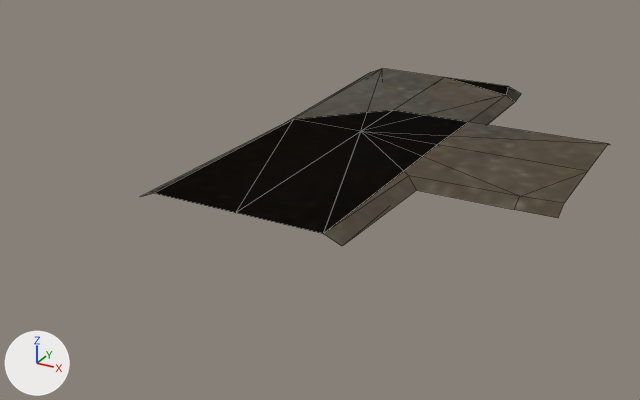
An edit to the FBX model Assets/BZ_ENV/Models/bz_roads/bz__ASpavement_01.fbx, drawn before and after from the same camera.
Before and after are seen from a 50 mm lens placed at (3.29, -6.74, 2.66), pointed at (0.17, -1.06, -0.17). Lighting does not change. The marker at lower left points along +X, +Y and +Z. Mesh edges are drawn as thin lines.

Objects in the first picture: 'bz__ASpavement_01', 'bz__ASpavement_02'.
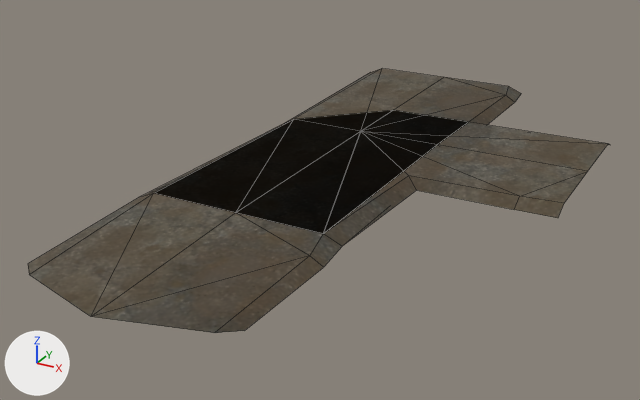
Patch to the scene script:
```diff
--- a/Assets/BZ_ENV/Models/bz_roads/bz__ASpavement_01.fbx.py
+++ b/Assets/BZ_ENV/Models/bz_roads/bz__ASpavement_01.fbx.py
@@ ob_bz__aspavement_03 @@
 ob_bz__aspavement_03 = bpy.data.objects.new('bz__ASpavement_03', me_cube_044)
-ob_bz__aspavement_03.location = (0.0, 0.0, 0.0)
+ob_bz__aspavement_03.location = (0.0, -4.0, 0.0)
```

Boxes [x1, y1, x2, y2] around the edits, measured in the pictures (640 x 400 px):
'bz__ASpavement_03', moved (not visible before)
    after: [28, 193, 342, 333]
